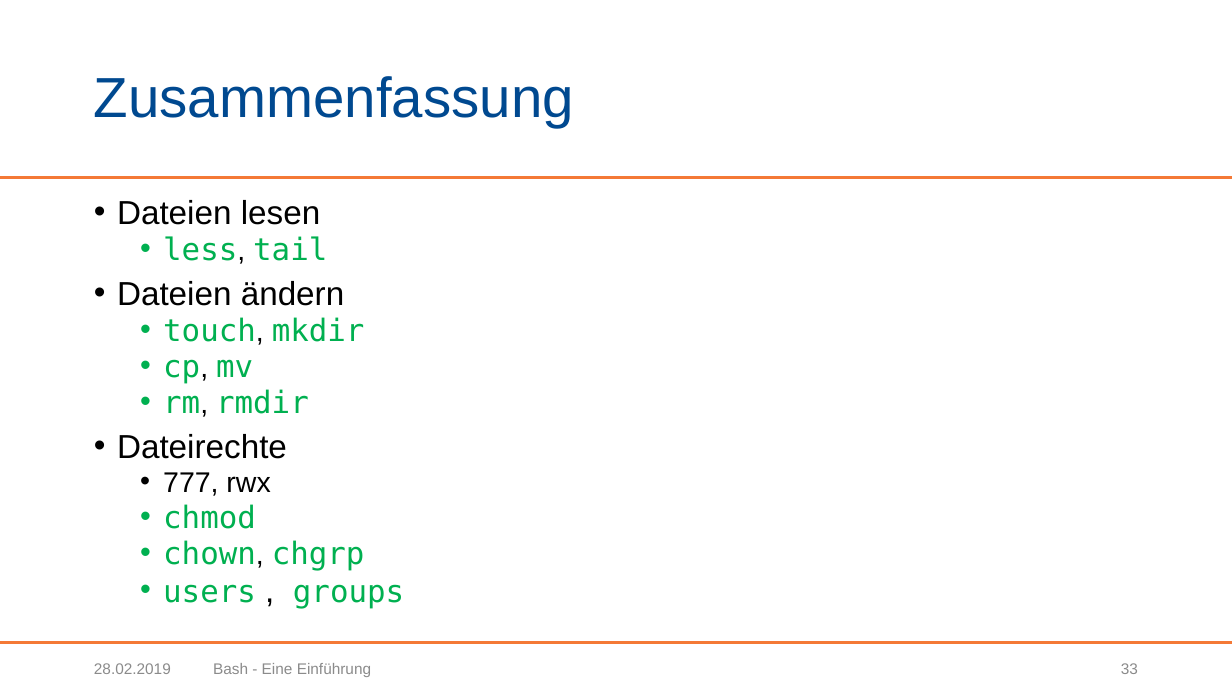
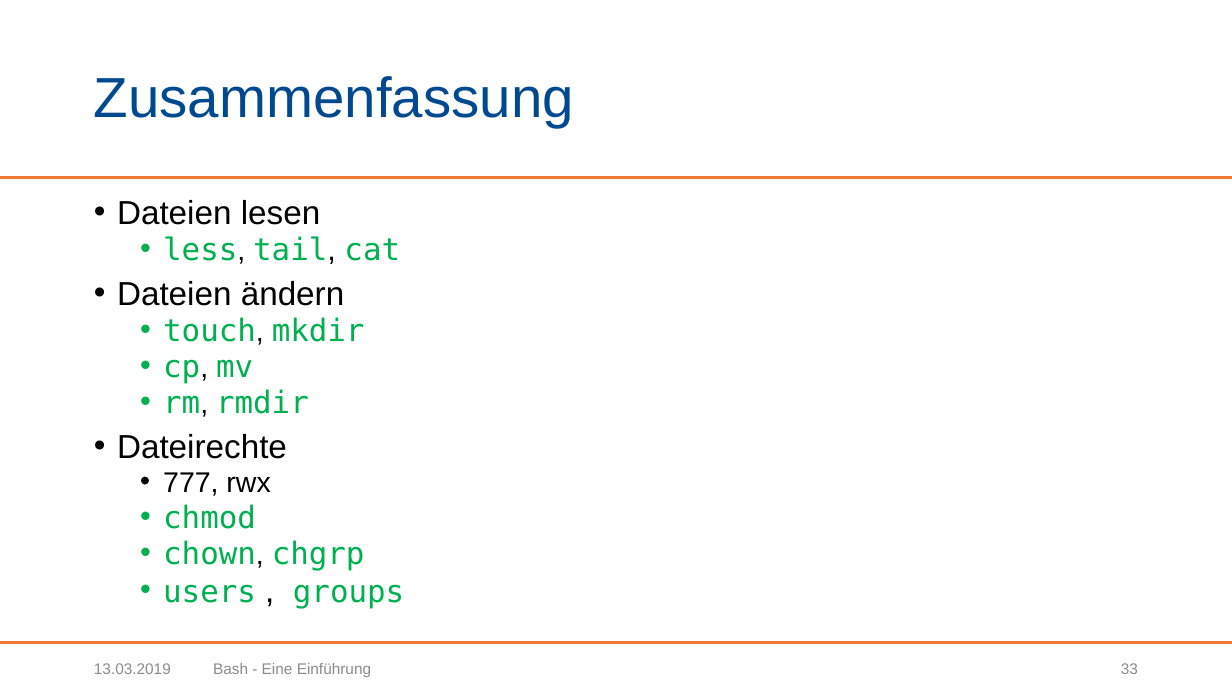
Before and after one commit to BogyMitutoyoCTL/Tetris-Preparation, a slide deck: slide 33 of Präsentationen/Bash.pptx. Drawn at 1232x693 pixels with LibreOffice and Linux fonts; fonts in the diff are those of the drawing; background and template pictures are left out. Boxes give left, top, right and bottom in pixels: in the first picture for what was removed or moved away, otherwise in the second. Text is boxed around its words. In the diff, an @@ line names an element or a change of style, - is before the commit and + after.

```diff
--- a/Präsentationen/Bash.pptx
+++ b/Präsentationen/Bash.pptx
@@ text at [163, 236, 400, 264]: text changed @@
-  • less, tail
+  • less, tail, cat
@@ text at [94, 663, 171, 674]: text changed @@
-28.02.2019
+13.03.2019
```
Also in this commit, not shown: 35 other slides changed, 2 other files.
